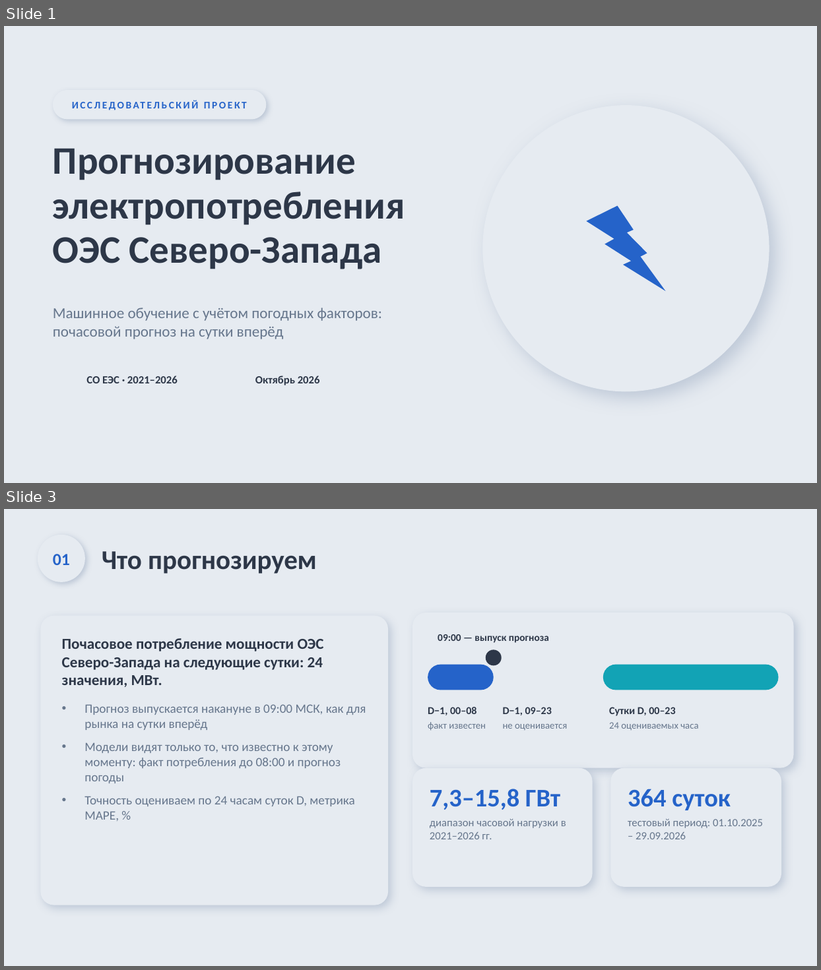
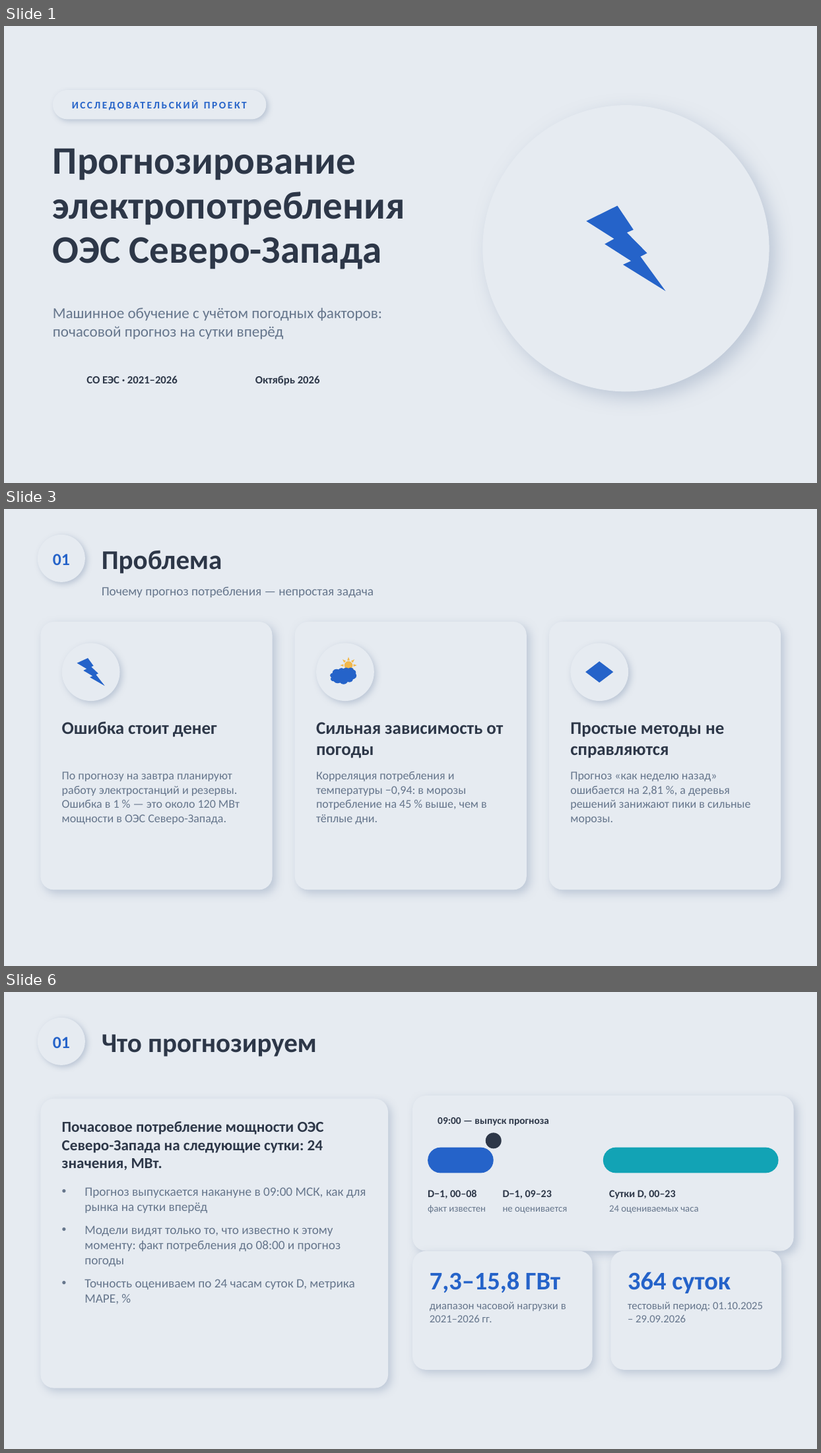
Before and after one commit to Nematzhanov/rosseti, a slide deck: deck/Прогноз потребления ОЭС СЗ — неоморфизм.pptx. Shown one above the other, each under a label of ours: slides 1 and 3 before the commit, slides 1, 3 and 6 after it; the slides between them are not shown. The pictures are 821x970 and 821x1453 pixels, drawn with LibreOffice and Linux fonts; fonts in the diff are those of the drawing. Boxes give left, top, right and bottom in pixels: in the first picture for what was removed or moved away, otherwise in the second. Text is boxed around its words. In the diff, an @@ line names an element or a change of style, - is before the commit and + after.

```diff
--- a/deck/Прогноз потребления ОЭС СЗ — неоморфизм.pptx
+++ b/deck/Прогноз потребления ОЭС СЗ — неоморфизм.pptx
@@ slide 3 added at [4,509,817,966], background #E6EBF1 @@
@@ ellipse added at [38,535,85,582], fill #E6EBF1 @@
@@ text added at [53,554,70,565], 20 pt, text #2563C9, bold @@
+01
@@ text added at [102,551,222,574], 32 pt, text #2D3748, bold @@
+Проблема
@@ text added at [102,587,374,597], 15 pt, text #66768C @@
+Почему прогноз потребления — непростая задача
@@ rounded rectangle added at [40,622,273,890], fill #E6EBF1 @@
@@ rounded rectangle added at [295,622,527,890], fill #E6EBF1 @@
@@ rounded rectangle added at [549,622,781,890], fill #E6EBF1 @@
@@ ellipse added at [62,643,120,701], fill #E6EBF1 @@
@@ ellipse added at [316,643,374,701], fill #E6EBF1 @@
@@ ellipse added at [571,643,628,701], fill #E6EBF1 @@
@@ lightning bolt added at [77,658,105,687], fill #2563C9 @@
@@ sun added at [340,657,356,674], fill #F2B84B @@
@@ diamond added at [586,661,614,683], fill #2563C9 @@
@@ cloud added at [330,667,356,684], fill #2563C9 @@
@@ text added at [62,722,217,737], 21 pt, text #2D3748, bold @@
+Ошибка стоит денег
@@ text added at [316,722,503,758], 21 pt, text #2D3748, bold @@
+Сильная зависимость от погоды
@@ text added at [570,722,724,758], 21 pt, text #2D3748, bold @@
+Простые методы не справляются
@@ text added at [62,772,240,824], 14 pt, text #66768C @@
+По прогнозу на завтра планируют работу электростанций и резервы. Ошибка в 1 % — это около 120 МВт мощности в ОЭС Северо-Запада.
@@ text added at [316,772,487,824], 14 pt, text #66768C @@
+Корреляция потребления и температуры −0,94: в морозы потребление на 45 % выше, чем в тёплые дни.
@@ text added at [570,772,750,824], 14 pt, text #66768C @@
+Прогноз «как неделю назад» ошибается на 2,81 %, а деревья решений занижают пики в сильные морозы.
@@ what was slide 3 is now slide 6 @@
```
Also in this commit, not shown: 5 slides changed, 5 other slides added, 2 slides removed, 5 other files.
